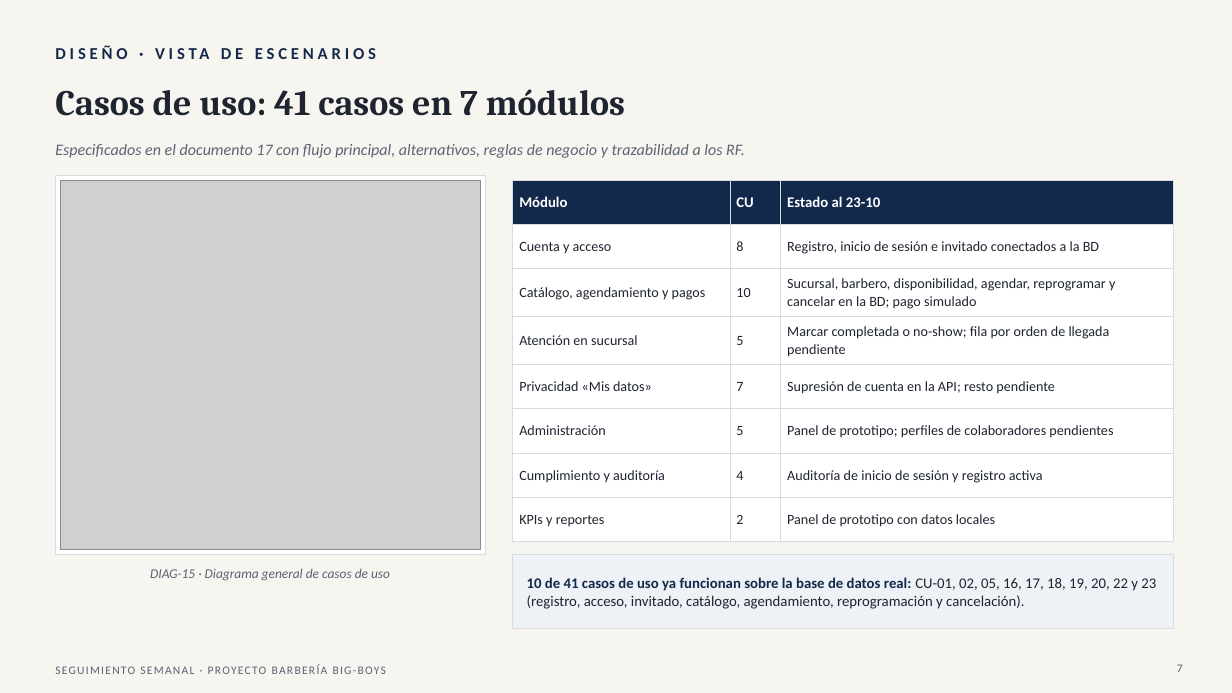
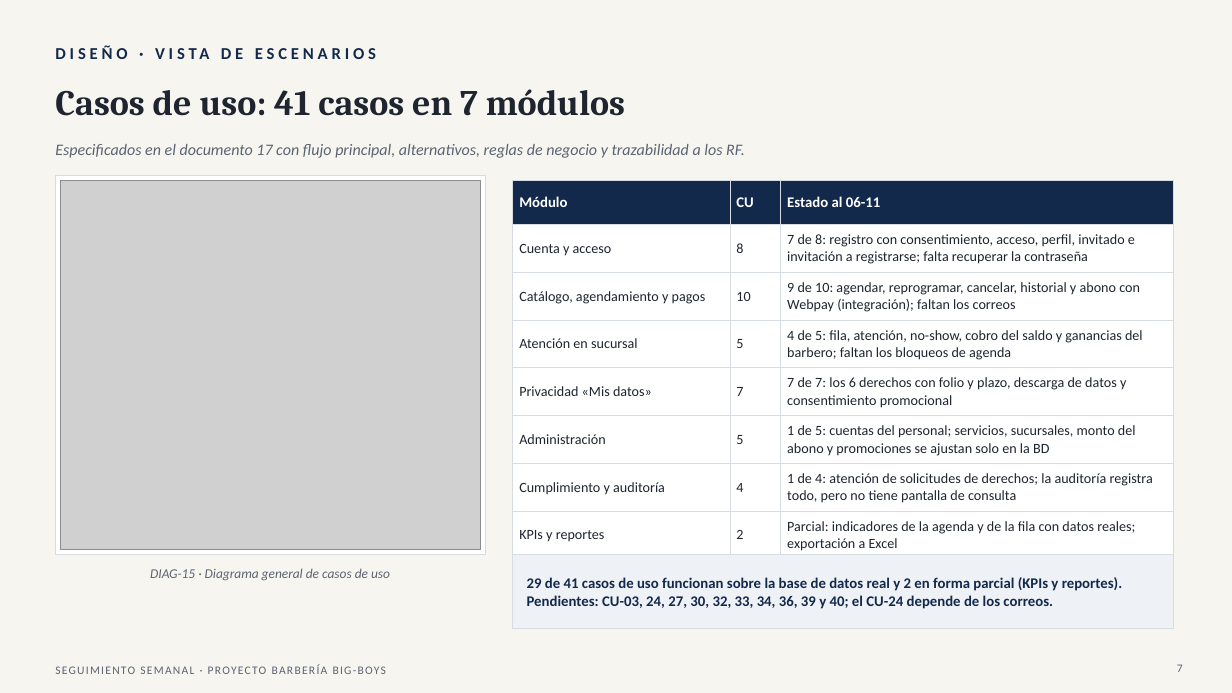
Before and after one commit to Yerko-Rosales/Proyecto_Barberia, a slide deck: slide 7 of Fase 2/Seguimiento semanal/Seguimiento_Roadmap_Proyecto_Barberia_06-11.pptx. Drawn at 1232x693 pixels with LibreOffice and Linux fonts; fonts in the diff are those of the drawing; grey boxes stand for pictures. Boxes give left, top, right and bottom in pixels: in the first picture for what was removed or moved away, otherwise in the second. Text is boxed around its words. In the diff, an @@ line names an element or a change of style, - is before the commit and + after.

Commit message:
Seguimiento 06-11: estado al cierre del día
- Respaldo diario operativo con restauración probada y contraseña de Gmail fuera de la APK (láminas 2, 4, 5, 13 y 14); solo los correos siguen atrasados.
- Diagramas marcados como realizados (láminas 2 a 4) y miniaturas de DIAG-03 y DIAG-13 actualizadas; DAS v3.3 (lámina 6).
- Casos de uso al 06-11: 29 de 41 funcionan sobre la base de datos real y 2 en forma parcial (lámina 7).
- Notas del orador ajustadas.

```diff
--- a/Fase 2/Seguimiento semanal/Seguimiento_Roadmap_Proyecto_Barberia_06-11.pptx
+++ b/Fase 2/Seguimiento semanal/Seguimiento_Roadmap_Proyecto_Barberia_06-11.pptx
@@ table at (x1=513, y1=180, x2=1174, y2=555) @@
-row 1, column 3: Estado al 23-10
+row 1, column 3: Estado al 06-11
-row 2, column 3: Registro, inicio de sesión e invitado conectados a la BD
+row 2, column 3: 7 de 8: registro con consentimiento, acceso, perfil, invitado e invitación a registrarse; falta recuperar la contraseña
-row 3, column 3: Sucursal, barbero, disponibilidad, agendar, reprogramar y cancelar en la BD; pago simulado
+row 3, column 3: 9 de 10: agendar, reprogramar, cancelar, historial y abono con Webpay (integración); faltan los correos
-row 4, column 3: Marcar completada o no-show; fila por orden de llegada pendiente
+row 4, column 3: 4 de 5: fila, atención, no-show, cobro del saldo y ganancias del barbero; faltan los bloqueos de agenda
-row 5, column 3: Supresión de cuenta en la API; resto pendiente
+row 5, column 3: 7 de 7: los 6 derechos con folio y plazo, descarga de datos y consentimiento promocional
-row 6, column 3: Panel de prototipo; perfiles de colaboradores pendientes
+row 6, column 3: 1 de 5: cuentas del personal; servicios, sucursales, monto del abono y promociones se ajustan solo en la BD
-row 7, column 3: Auditoría de inicio de sesión y registro activa
+row 7, column 3: 1 de 4: atención de solicitudes de derechos; la auditoría registra todo, pero no tiene pantalla de consulta
-row 8, column 3: Panel de prototipo con datos locales
+row 8, column 3: Parcial: indicadores de la agenda y de la fila con datos reales; exportación a Excel
@@ text at (x1=527, y1=577, x2=1122, y2=609): text changed; text colour #1E2430 to #13294B; bold on @@
-10 de 41 casos de uso ya funcionan sobre la base de datos real: CU-01, 02, 05, 16, 17, 18, 19, 20, 22 y 23 (registro, acceso, invitado, catálogo, agendamiento, reprogramación y cancelación).
+29 de 41 casos de uso funcionan sobre la base de datos real y 2 en forma parcial (KPIs y reportes). Pendientes: CU-03, 24, 27, 30, 32, 33, 34, 36, 39 y 40; el CU-24 depende de los correos.
```
Also in this commit, not shown: 7 other slides changed.
